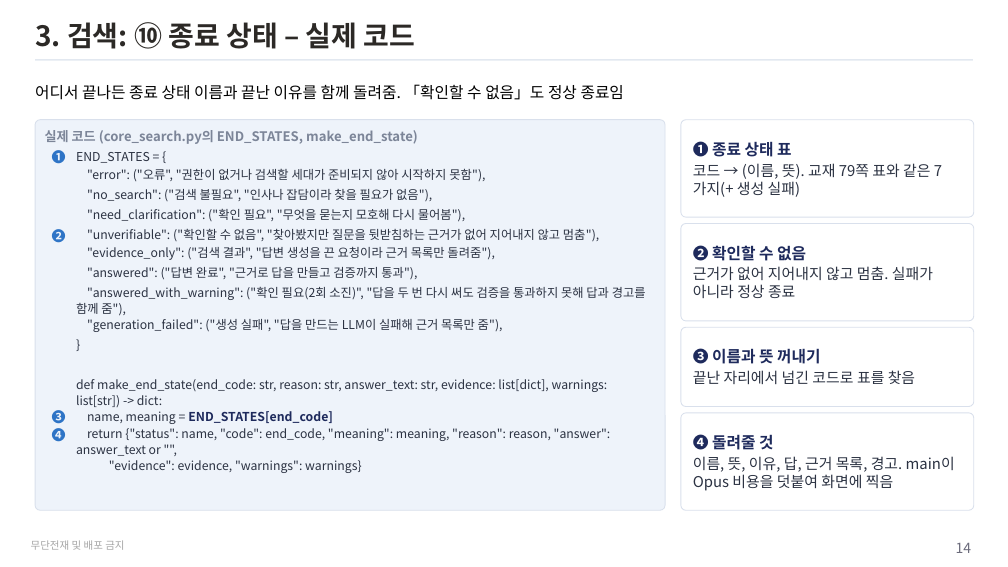
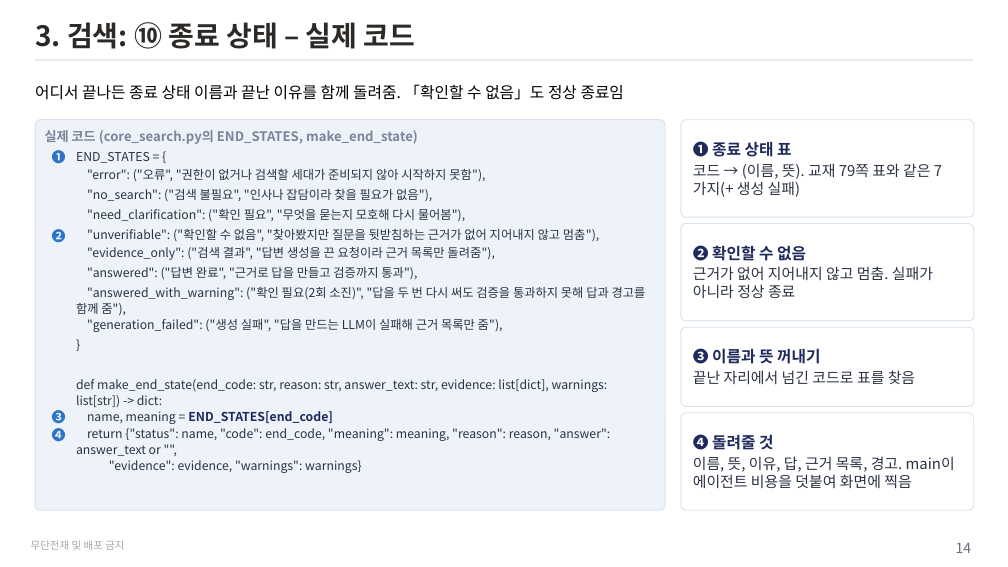
Before and after one commit to unicorn-campus/hybrid-ai, a slide deck: slide 14 of teacher/plan/graph-search-code.pptx. Drawn at 1008x567 pixels with LibreOffice and Linux fonts; fonts in the diff are those of the drawing. Boxes give left, top, right and bottom in pixels: in the first picture for what was removed or moved away, otherwise in the second. Text is boxed around its words. In the diff, an @@ line names an element or a change of style, - is before the commit and + after.

```diff
--- a/teacher/plan/graph-search-code.pptx
+++ b/teacher/plan/graph-search-code.pptx
@@ text in rounded rectangle at (693,456,955,488): text changed @@
-이름, 뜻, 이유, 답, 근거 목록, 경고. main이 Opus 비용을 덧붙여 화면에 찍음
+이름, 뜻, 이유, 답, 근거 목록, 경고. main이 에이전트 비용을 덧붙여 화면에 찍음
```
Also in this commit, not shown: 2 other slides changed, 11 other files.
